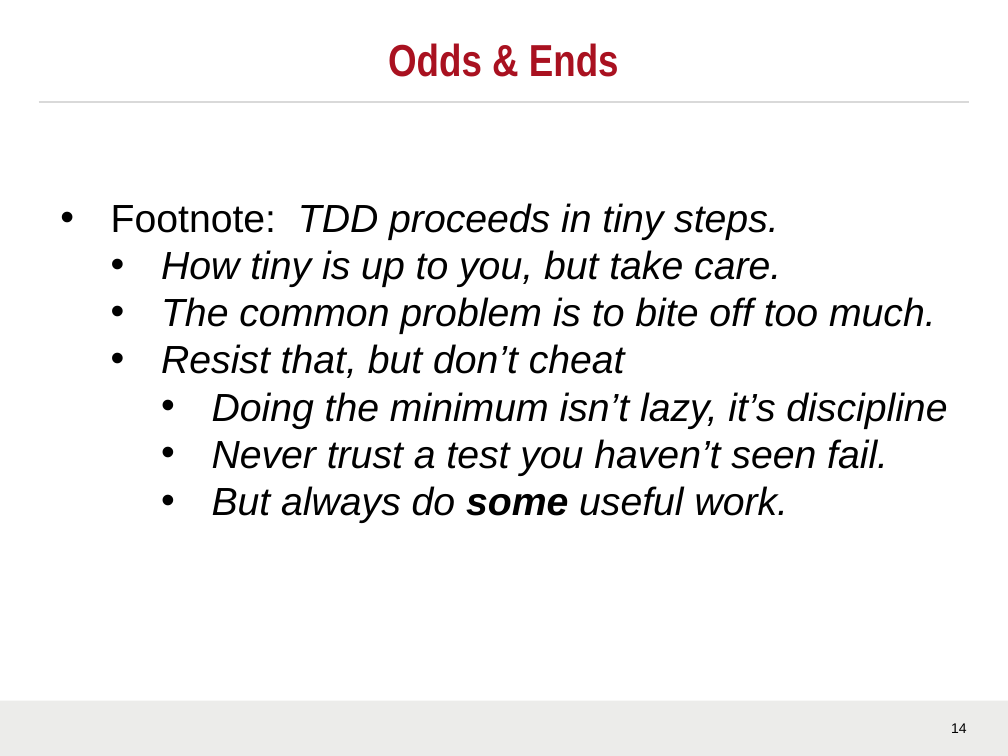
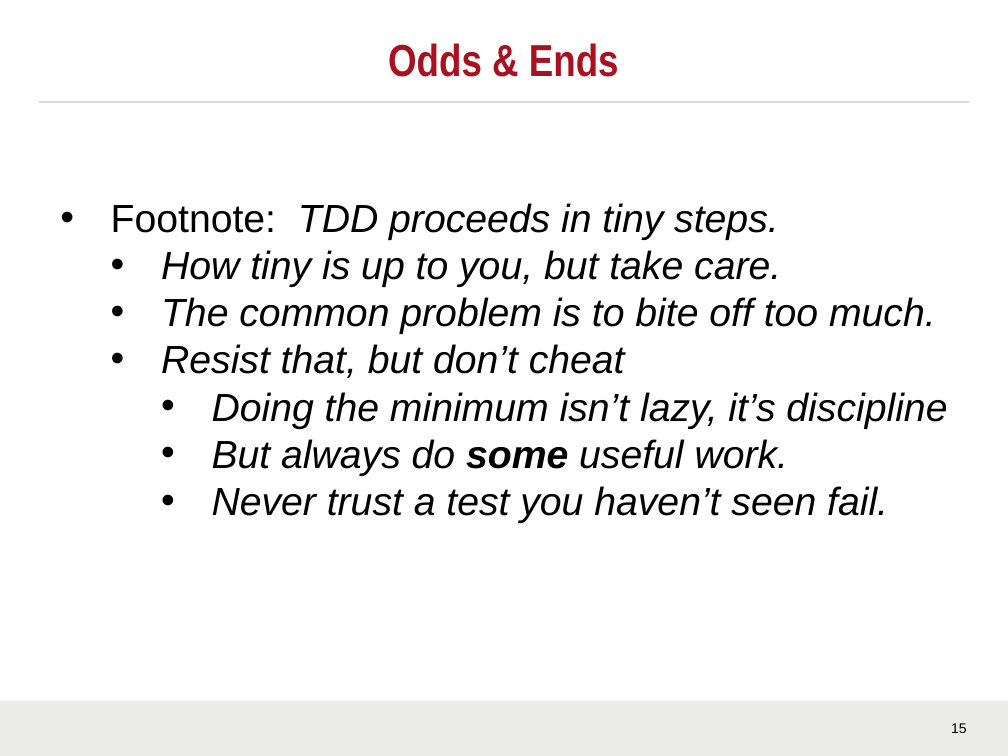
Before and after one commit to LanceZant/atdd-cucumber-jvm, a slide deck: slide 15 of doc/TDD Overview.pptx (slide 14 before the commit). Drawn at 1008x756 pixels with LibreOffice and Linux fonts; fonts in the diff are those of the drawing; background and template pictures are left out. Boxes give left, top, right and bottom in pixels: in the first picture for what was removed or moved away, otherwise in the second. Text is boxed around its words. In the diff, an @@ line names an element or a change of style, - is before the commit and + after.

```diff
--- a/doc/TDD Overview.pptx
+++ b/doc/TDD Overview.pptx
@@ text at (212, 439, 789, 476): paragraph added @@
+    • But always do some useful work.
@@ text at (212, 486, 789, 523): paragraph removed @@
-    • But always do some useful work.
@@ page number at (951, 723, 967, 733): text changed @@
-14
+15
```
Also in this commit, not shown: 3 other slides changed, 1 slide added.
